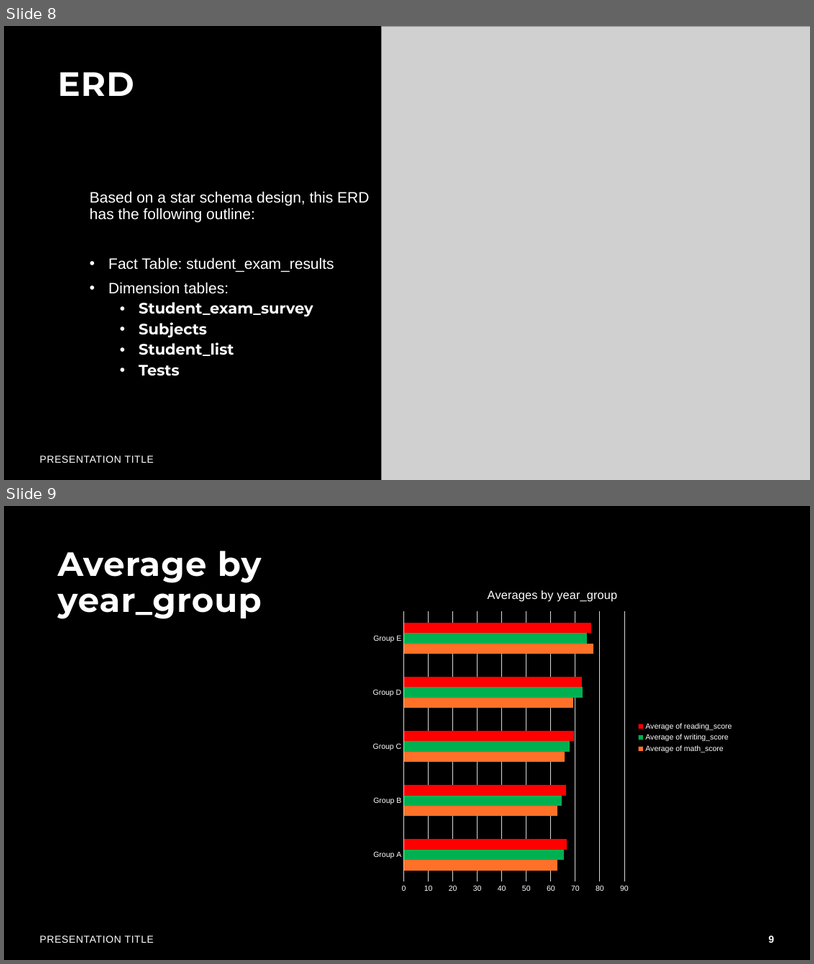
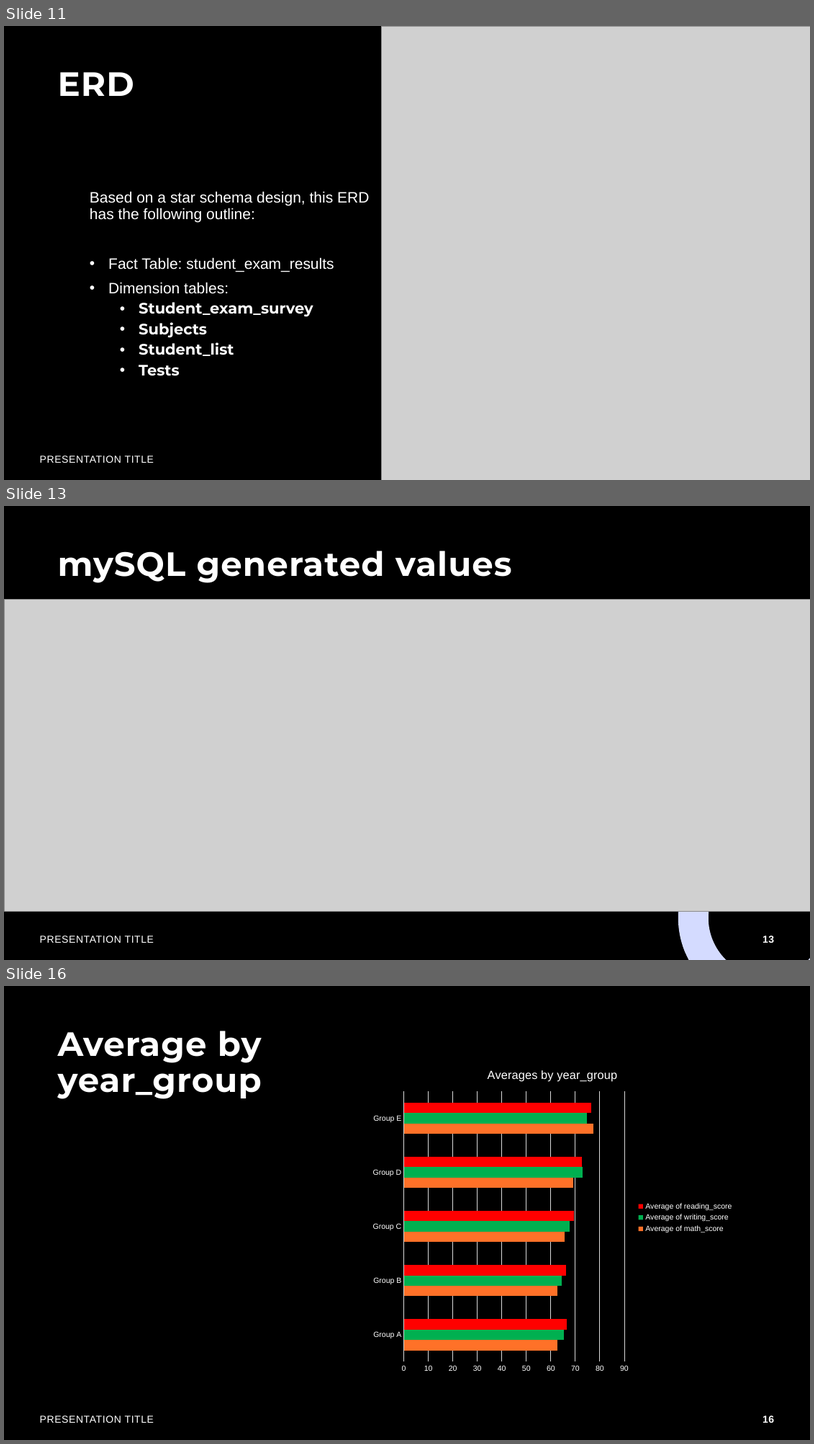
Before and after one commit to realaaron/DataAnalysisTraining, a slide deck: Project/Project0.pptx. Shown one above the other, each under a label of ours: slides 8 and 9 before the commit, slides 11, 13 and 16 after it; the slides between them are not shown. The pictures are 814x964 and 814x1444 pixels, drawn with LibreOffice and Linux fonts; fonts in the diff are those of the drawing; grey boxes stand for pictures; background and template pictures are left out. Boxes give left, top, right and bottom in pixels: in the first picture for what was removed or moved away, otherwise in the second. Text is boxed around its words. In the diff, an @@ line names an element or a change of style, - is before the commit and + after.

```diff
--- a/Project/Project0.pptx
+++ b/Project/Project0.pptx
@@ slide 13 added at (4, 506, 810, 960), background #000000; not listed: 1 template element that a slide beside it also shows @@
@@ title added at (58, 551, 512, 583), 40 pt, text #FFFFFF, bold @@
+mySQL generated values
@@ picture added at (4, 599, 810, 911) @@
@@ ellipse added at (642, 770, 782, 910), fill #FF2828 @@
@@ text added at (40, 935, 154, 942), 12 pt, text #FFFFFF @@
+PRESENTATION TITLE
@@ page number added at (763, 935, 774, 942), 12 pt, text #FFFFFF, bold @@
+13
@@ what was slide 8 is now slide 11 @@
@@ what was slide 9 is now slide 16 @@
@@ page number at (763, 1415, 774, 1422): text changed @@
-9
+16
```
Also in this commit, not shown: 6 slides changed, 7 other slides added.
